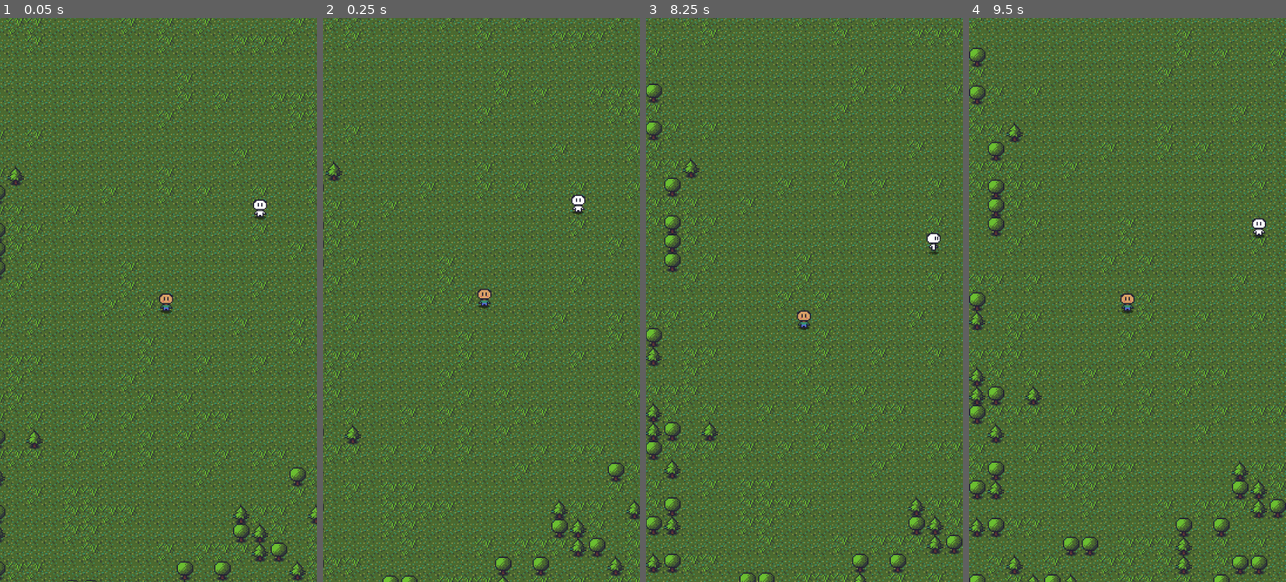
Above: before the commit, frames 1-4 (left to right).
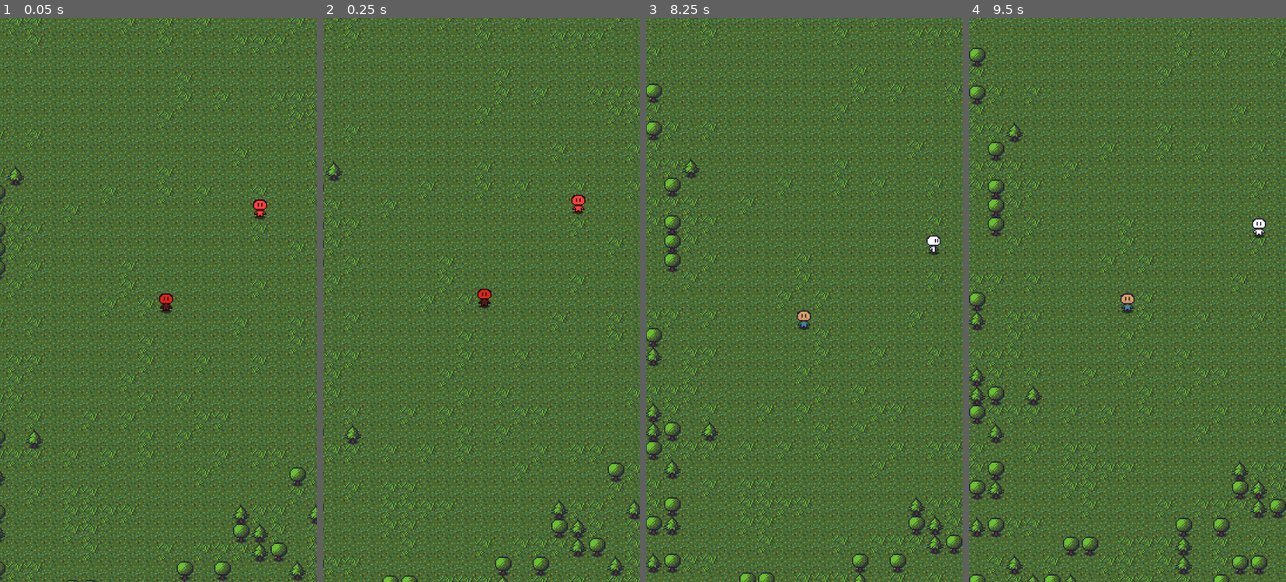
Above: after the commit, the same moments.

Repository: Eliasdbr/mobilesandbox
Game: Godot game, scene res://scenes/world.tscn
Two runs of this game, one before a commit and one after it. Both use one fixed random seed, a clock stepped at 60 frames per second and the inputs below.
Inputs (mouse positions are in pixels of both pictures, inside the frame that each line leads up to):
- Up to frame 1 (0.05 s): no input
- Up to frame 2 (0.25 s): no input
- Up to frame 3 (8.25 s): move the mouse to (874, 271) at 0.52 s; press the mouse at (874, 271) at 0.53 s; hold Right (action_right) 0.53-1.28 s; move the mouse to (741, 328) at 1.27 s; release the mouse at (741, 328) at 1.28 s; hold Down (action_down) 1.28-2.03 s; click (741, 328) at 1.35 s; move the mouse to (836, 175) at 2.02 s; press the mouse at (836, 175) at 2.03 s; hold Right (action_right) 2.03-2.78 s; move the mouse to (788, 412) at 2.77 s; release the mouse at (788, 412) at 2.78 s; hold Up (action_up) 2.78-3.53 s; click (788, 412) at 2.85 s; move the mouse to (899, 384) at 3.52 s; press the mouse at (899, 384) at 3.53 s; hold Left (action_left) 3.53-5.03 s; move the mouse to (709, 215) at 4.27 s; release the mouse at (709, 215) at 4.28 s; click (709, 215) at 4.35 s; move the mouse to (820, 300) at 5.02 s; press the mouse at (820, 300) at 5.03 s; hold Down (action_down) 5.03-5.78 s; move the mouse to (756, 159) at 5.77 s; release the mouse at (756, 159) at 5.78 s; hold Right (action_right) 5.78-6.53 s; click (756, 159) at 5.85 s; move the mouse to (874, 271) at 6.52 s; press the mouse at (874, 271) at 6.53 s; hold Up (action_up) 6.53-7.28 s; move the mouse to (741, 328) at 7.27 s; release the mouse at (741, 328) at 7.28 s; hold Right (action_right) 7.28-8.03 s; click (741, 328) at 7.35 s; move the mouse to (836, 175) at 8.02 s; press the mouse at (836, 175) at 8.03 s; hold Down (action_down) from 8.03 s (still down)
- Up to frame 4 (9.5 s): move the mouse to (1111, 412) at 8.77 s; release Down (action_down) at 8.78 s; release the mouse at (1111, 412) at 8.78 s; hold Left (action_left) from 8.78 s (still down); click (1111, 412) at 8.85 s

The runs differ from the first frame. In frame 1, 0.2% of the frame differs, in the area x 50-85%, y 32-52%; in frame 2, 0.2%; in frame 3, less than 0.1%; in frame 4, nothing differs.

Commit message:
WIP: Hop & Hurt animations merging

Diff:
--- a/scenes/character.gd
+++ b/scenes/character.gd
@@ -39,6 +39,7 @@
 ## Get Hit
 func getHit(damage: int) -> void:
 	print("Character ", get_instance_id(), " got hit: ", damage)
+	animations.play("Hurt")
 
 
 # Process movement lerp
--- a/scenes/character.tscn
+++ b/scenes/character.tscn
@@ -83,12 +83,61 @@
 "update": 0,
 "values": [Vector2(1, 1)]
 }
+tracks/3/type = "value"
+tracks/3/imported = false
+tracks/3/enabled = true
+tracks/3/path = NodePath("SpriteAnchor/Sprite2D:modulate")
+tracks/3/interp = 1
+tracks/3/loop_wrap = true
+tracks/3/keys = {
+"times": PackedFloat32Array(0),
+"transitions": PackedFloat32Array(1),
+"update": 0,
+"values": [Color(1, 1, 1, 1)]
+}
+
+[sub_resource type="Animation" id="Animation_027np"]
+resource_name = "Hurt"
+length = 0.5
+tracks/0/type = "value"
+tracks/0/imported = false
+tracks/0/enabled = true
+tracks/0/path = NodePath("SpriteAnchor/Sprite2D:modulate")
+tracks/0/interp = 0
+tracks/0/loop_wrap = true
+tracks/0/keys = {
+"times": PackedFloat32Array(0, 0.1, 0.2, 0.3, 0.4, 0.5),
+"transitions": PackedFloat32Array(1, 1, 1, 1, 1, 1),
+"update": 0,
+"values": [Color(1, 0.25, 0.25, 1), Color(1, 1, 1, 1), Color(1, 0.25, 0.25, 1), Color(1, 1, 1, 1), Color(1, 0.25, 0.25, 1), Color(1, 1, 1, 1)]
+}
 
 [sub_resource type="AnimationLibrary" id="AnimationLibrary_vd5sa"]
 _data = {
 "Hop": SubResource("Animation_n2tes"),
+"Hurt": SubResource("Animation_027np"),
 "RESET": SubResource("Animation_x1v0s")
 }
+
+[sub_resource type="AnimationNodeAnimation" id="AnimationNodeAnimation_8yjdt"]
+animation = &"Hop"
+
+[sub_resource type="AnimationNodeBlend2" id="AnimationNodeBlend2_tbhow"]
+filters = ["SpriteAnchor/Shadow:color", "SpriteAnchor/Shadow:scale", "SpriteAnchor/Sprite2D:modulate", "SpriteAnchor/Sprite2D:position"]
+
+[sub_resource type="AnimationNodeAnimation" id="AnimationNodeAnimation_ofyfg"]
+animation = &"Hurt"
+
+[sub_resource type="AnimationNodeBlendTree" id="AnimationNodeBlendTree_l2oko"]
+graph_offset = Vector2(-237, 57)
+nodes/Hop/node = SubResource("AnimationNodeAnimation_8yjdt")
+nodes/Hop/position = Vector2(220, 60)
+nodes/HopHurt/node = SubResource("AnimationNodeBlend2_tbhow")
+nodes/HopHurt/position = Vector2(440, 100)
+nodes/Hurt/node = SubResource("AnimationNodeAnimation_ofyfg")
+nodes/Hurt/position = Vector2(220, 220)
+nodes/output/position = Vector2(640, 120)
+node_connections = [&"HopHurt", 0, &"Hop", &"HopHurt", 1, &"Hurt", &"output", 0, &"HopHurt"]
 
 [node name="Character" type="Node2D"]
 script = ExtResource("1_2vm8d")
@@ -118,3 +167,8 @@
 texture = ExtResource("2_qc1ek")
 hframes = 4
 region_rect = Rect2(0, 0, 16, 16)
+
+[node name="AnimationTree" type="AnimationTree" parent="."]
+tree_root = SubResource("AnimationNodeBlendTree_l2oko")
+anim_player = NodePath("../AnimationPlayer")
+parameters/HopHurt/blend_amount = 1.0
Not shown: 1 places in scenes/character.tscn that only renumber resources
